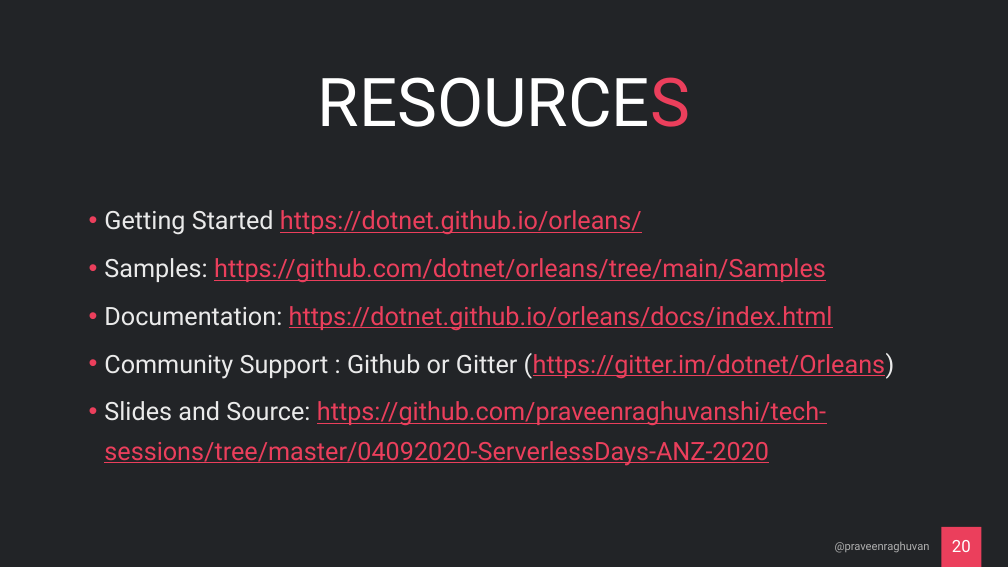
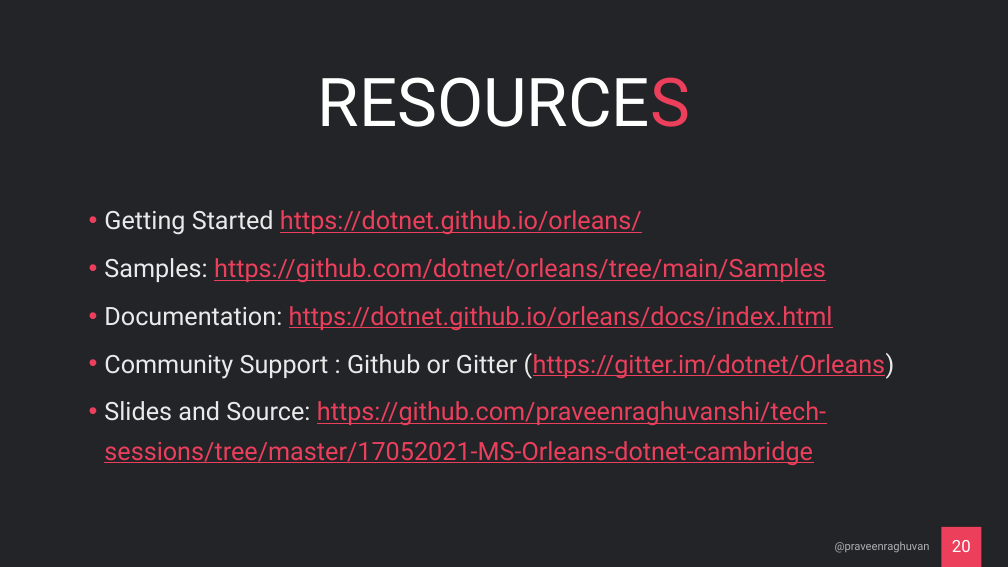
Before and after one commit to praveenraghuvanshi/tech-sessions, a slide deck: slide 20 of 17052021-MS-Orleans-dotnet-cambridge/ms-orleans.pptx. Drawn at 1008x567 pixels with LibreOffice and Linux fonts; fonts in the diff are those of the drawing. Boxes give left, top, right and bottom in pixels: in the first picture for what was removed or moved away, otherwise in the second. Text is boxed around its words. In the diff, an @@ line names an element or a change of style, - is before the commit and + after.

Commit message:
Dotnet cambridge-MS Orleans: Updated slide and created pdf

```diff
--- a/17052021-MS-Orleans-dotnet-cambridge/ms-orleans.pptx
+++ b/17052021-MS-Orleans-dotnet-cambridge/ms-orleans.pptx
@@ text at (x1=104, y1=401, x2=826, y2=466): text changed @@
-• Slides and Source: https://github.com/praveenraghuvanshi/tech-sessions/tree/master/04092020-ServerlessDays-ANZ-2020
+• Slides and Source: https://github.com/praveenraghuvanshi/tech-sessions/tree/master/17052021-MS-Orleans-dotnet-cambridge
```
Also in this commit, not shown: 1 other file.
